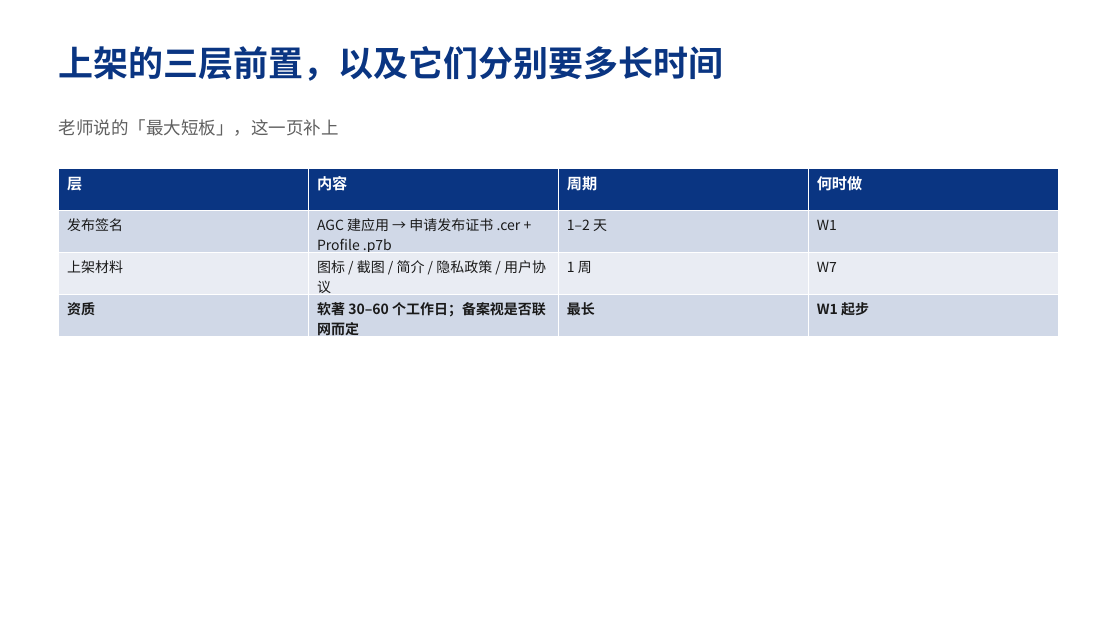
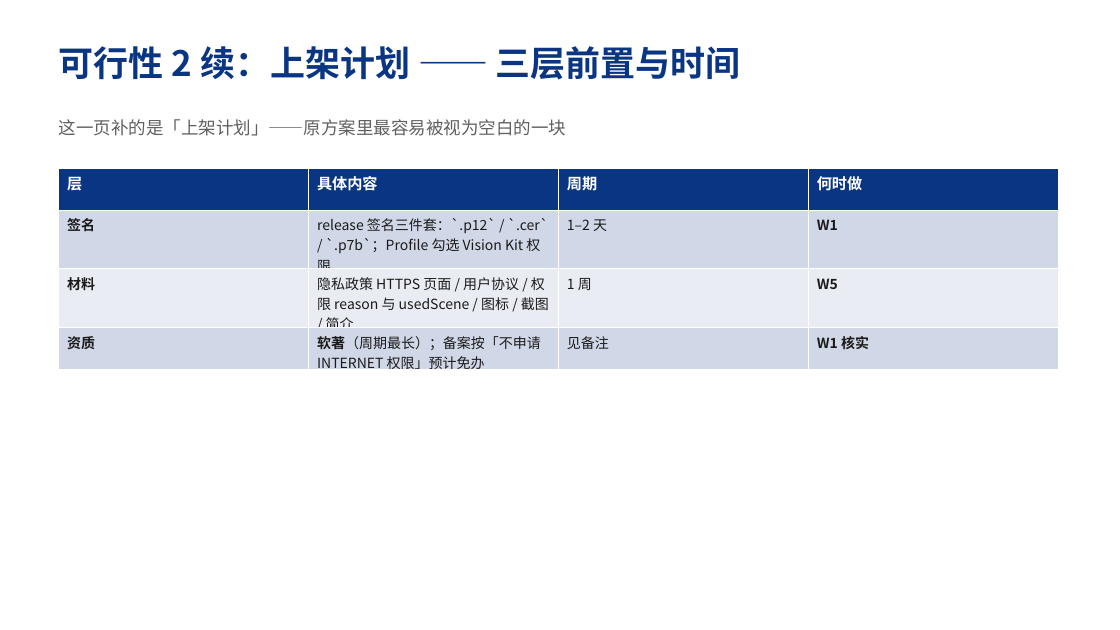
Before and after one commit to CCodeDong/agentbudget, a slide deck: slide 12 of deliverables/移动应用开发/立项.pptx (slide 13 before the commit). Drawn at 1120x630 pixels with LibreOffice and Linux fonts; fonts in the diff are those of the drawing. Boxes give left, top, right and bottom in pixels: in the first picture for what was removed or moved away, otherwise in the second. Text is boxed around its words. In the diff, an @@ line names an element or a change of style, - is before the commit and + after.

Commit message:
立项 PPT 按原稿重做：28 页，补进老师指出的四处缺口
以《开题答辩-PPT文案》v0.1 为底稿，保留原结构与内容（老师已认可的部分不动）：
- 新增 P12 上架计划：签名/材料/资质三层 + 时间 + 软著周期风险
- 新增 P15 技术路线核实：每条路线的验证环境与可检查的验收标准
- P25-26 周度计划：产出改成可检查物（可跑的包/报告/数据/录屏）
- P18 离线优先：改为四条可验证设计（权限层面就没有联网能力）
- 修订过程说明只放演讲者备注，不上幻灯面
- 修复封面与小组信息被拆成两页的问题

```diff
--- a/deliverables/移动应用开发/立项.pptx
+++ b/deliverables/移动应用开发/立项.pptx
@@ text at box(59, 46, 741, 80): text changed @@
-上架的三层前置，以及它们分别要多长时间
+可行性 2 续：上架计划 —— 三层前置与时间
@@ text at box(59, 119, 566, 136): text changed @@
-老师说的「最大短板」，这一页补上
+这一页补的是「上架计划」——原方案里最容易被视为空白的一块
@@ table at box(59, 168, 1060, 376) @@
-row 1, column 2: 内容
+row 1, column 2: 具体内容
-row 2, column 1: 发布签名
+row 2, column 1: 签名
-row 2, column 2: AGC 建应用 → 申请发布证书 .cer + Profile .p7b
+row 2, column 2: release 签名三件套：`.p12` / `.cer` / `.p7b`；Profile 勾选 Vision Kit 权限
-row 3: 上架材料 | 图标 / 截图 / 简介 / 隐私政策 / 用户协议 | 1 周 | W7
+row 3: 材料 | 隐私政策 HTTPS 页面 / 用户协议 / 权限 reason 与 usedScene / 图标 / 截图 / 简介 | 1 周 | W5
-row 4: 资质 | 软著 30–60 个工作日；备案视是否联网而定 | 最长 | W1 起步
+row 4: 资质 | 软著（周期最长）；备案按「不申请 INTERNET 权限」预计免办 | 见备注 | W1 核实
@@ bold on in "W1" @@
```
Also in this commit, not shown: 4 other slides changed, 23 slides added, 17 slides removed, 4 other files.
